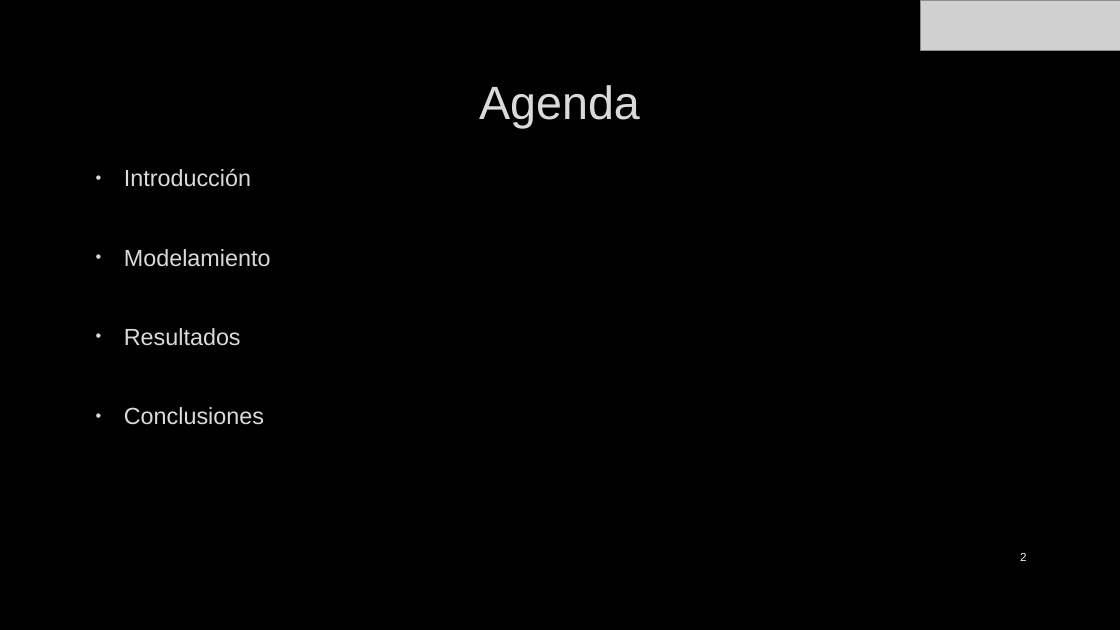
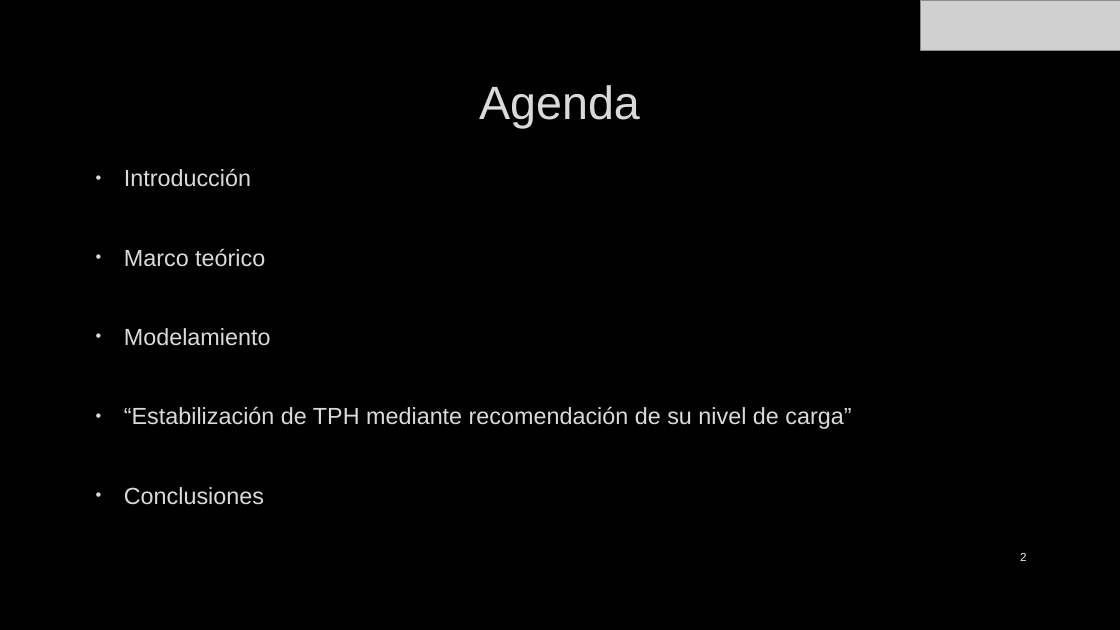
Before and after one commit to JLCdata/Reinforcement-Learning, a slide deck: slide 2 of Proyecto final - Offline Reinforcement Learning/Presentación final.pptx. Drawn at 1120x630 pixels with LibreOffice and Linux fonts; fonts in the diff are those of the drawing; grey boxes stand for pictures; background and template pictures are left out. Boxes give left, top, right and bottom in pixels: in the first picture for what was removed or moved away, otherwise in the second. Text is boxed around its words. In the diff, an @@ line names an element or a change of style, - is before the commit and + after.

```diff
--- a/Proyecto final - Offline Reinforcement Learning/Presentación final.pptx
+++ b/Proyecto final - Offline Reinforcement Learning/Presentación final.pptx
@@ text at (124, 248, 265, 267): paragraph added @@
+• Marco teórico
@@ text at (124, 406, 851, 429): text changed @@
-• Resultados
+• “Estabilización de TPH mediante recomendación de su nivel de carga”
```
Also in this commit, not shown: 6 other slides changed, 3 slides added, 8 other files.
